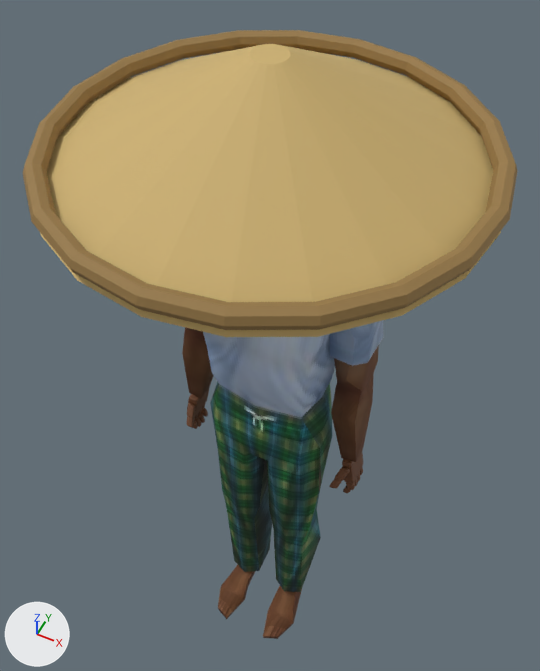
What one commit did to the glTF model assets/models/actors/npc_bowo.glb.
Rendered twice from a 50 mm lens placed at (0.304, -0.613, 1.544), pointed at (-0.043, 0.082, 0.675). The axes (+X, +Y, +Z) are drawn at lower left. The lights are the same throughout. The picture after the commit comes second.
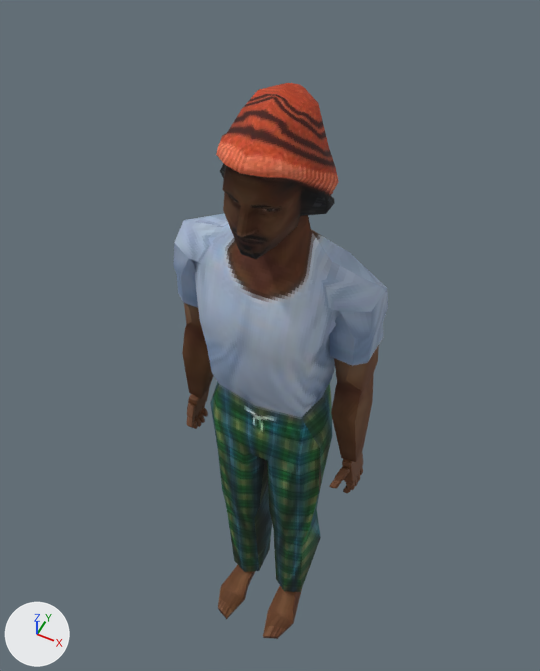
The newer file is also turned or shifted as a whole; pictures and numbers use the older file's frame.

Pixel boxes (x1, y1, x2, y2) of what changed, in the pictures (540 x 671 px):
'Cone', deleted (orange)
    before: (40, 44, 501, 337)
'Torus', deleted (brown)
    before: (23, 30, 517, 330)
'npc_bowo_head', unchanged, uncovered by the edit
    after: (216, 83, 338, 259)

The change, as a diff of the scene's bpy script:
```diff
--- a/assets/models/actors/npc_bowo.glb.py
+++ b/assets/models/actors/npc_bowo.glb.py
@@ ob_cone @@
-ob_cone = bpy.data.objects.new('Cone', me_cone)
-ob_cone.location = (0.0, 0.0, 0.0)
@@ ob_torus @@
-ob_torus = bpy.data.objects.new('Torus', me_torus)
-ob_torus.location = (0.0, 0.0, 0.0)
```
